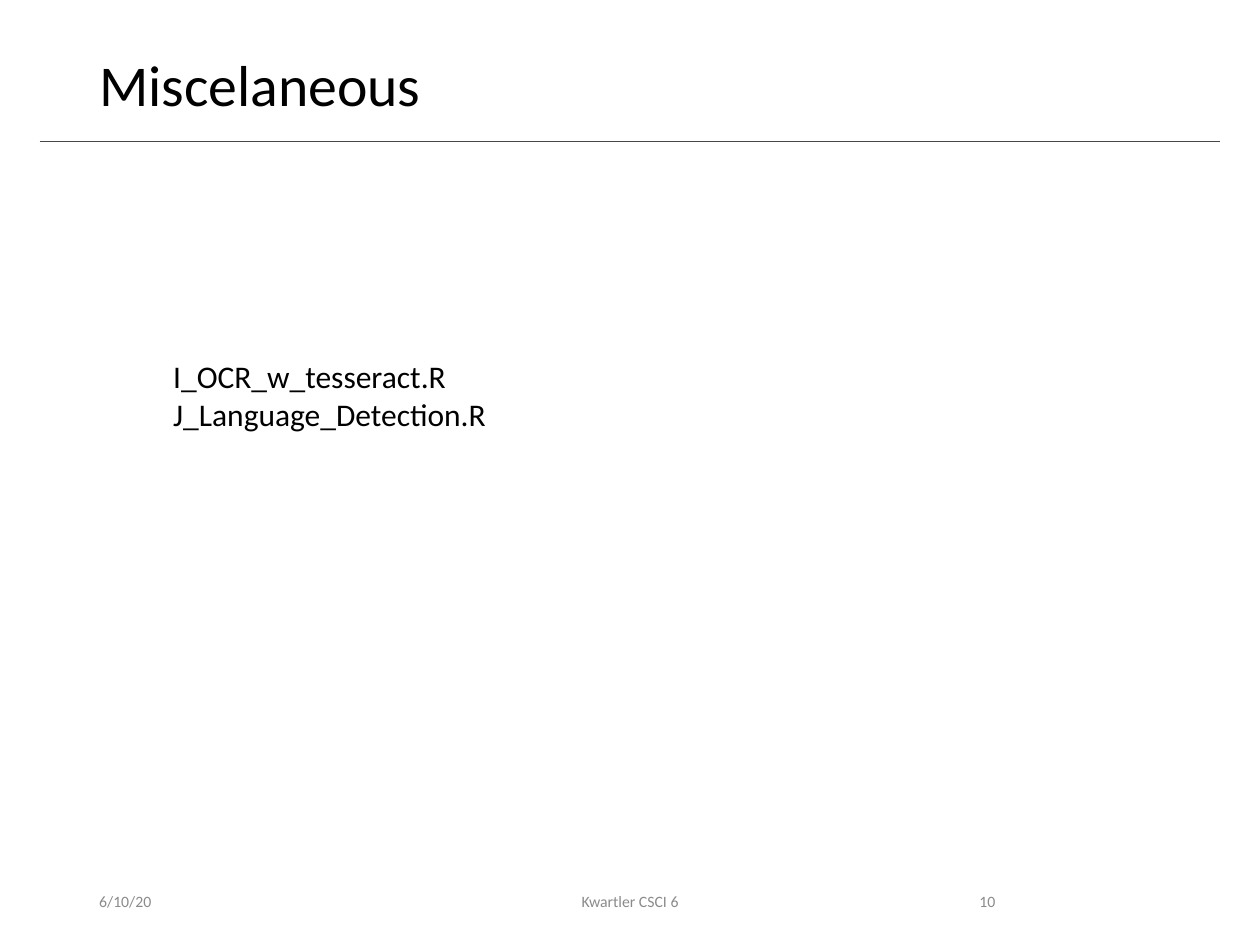
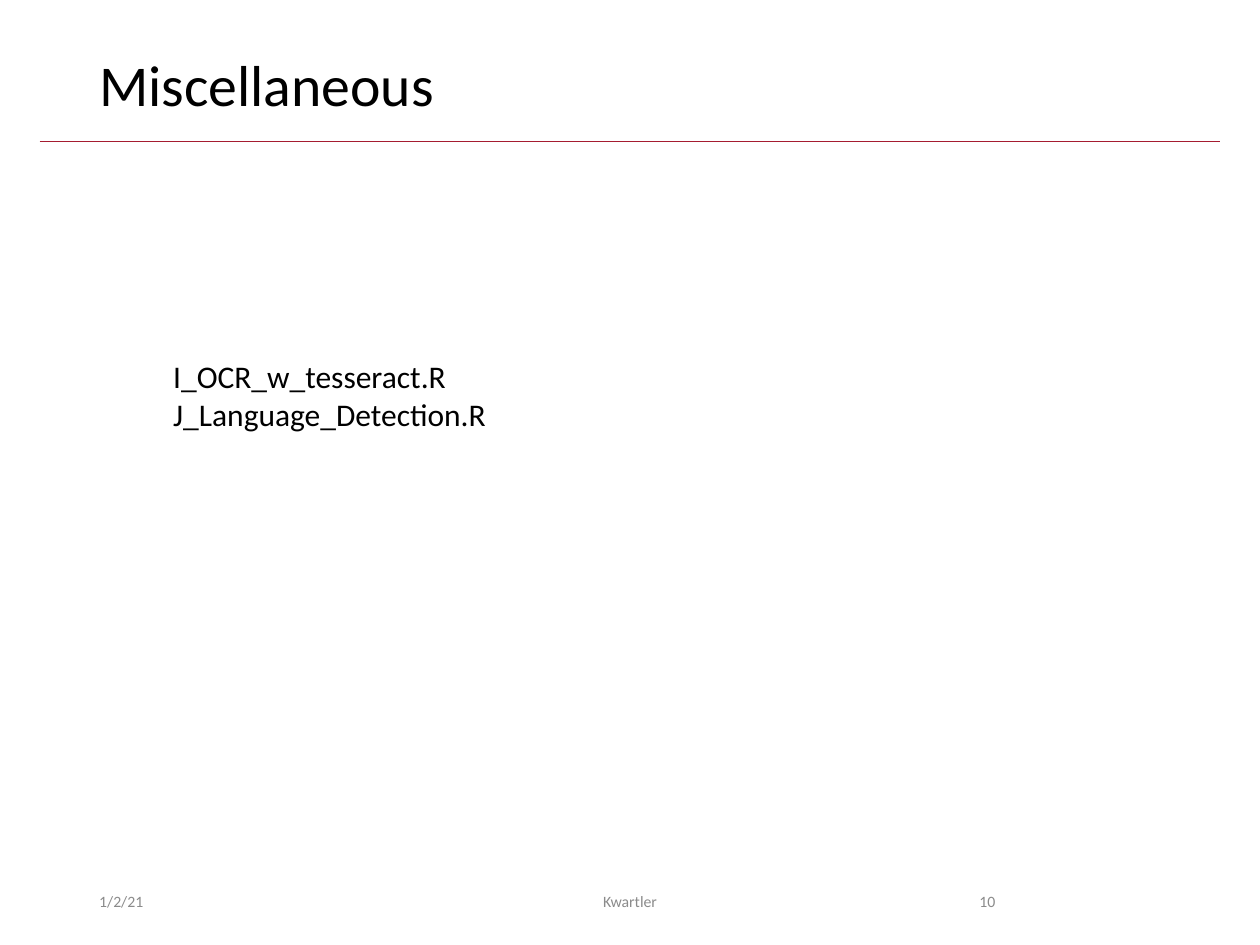
Before and after one commit to kwartler/GSERM_Text_Remote_student, a slide deck: slide 10 of lessons/E_SyntacticParsing_DataSources/D5_live_B_webscraping.pptx. Drawn at 1260x945 pixels with LibreOffice and Linux fonts; fonts in the diff are those of the drawing; background and template pictures are left out. Boxes give left, top, right and bottom in pixels: in the first picture for what was removed or moved away, otherwise in the second. Text is boxed around its words. In the diff, an @@ line names an element or a change of style, - is before the commit and + after.

```diff
--- a/lessons/E_SyntacticParsing_DataSources/D5_live_B_webscraping.pptx
+++ b/lessons/E_SyntacticParsing_DataSources/D5_live_B_webscraping.pptx
@@ title at [99,66,434,107]: text changed @@
-Miscelaneous
+Miscellaneous
@@ text at [99,896,143,908]: text changed @@
-6/10/20
+1/2/21
@@ text at [603,896,657,907]: text changed @@
-Kwartler CSCI 6
+Kwartler
```
Also in this commit, not shown: 15 other slides changed, 1 other file.
